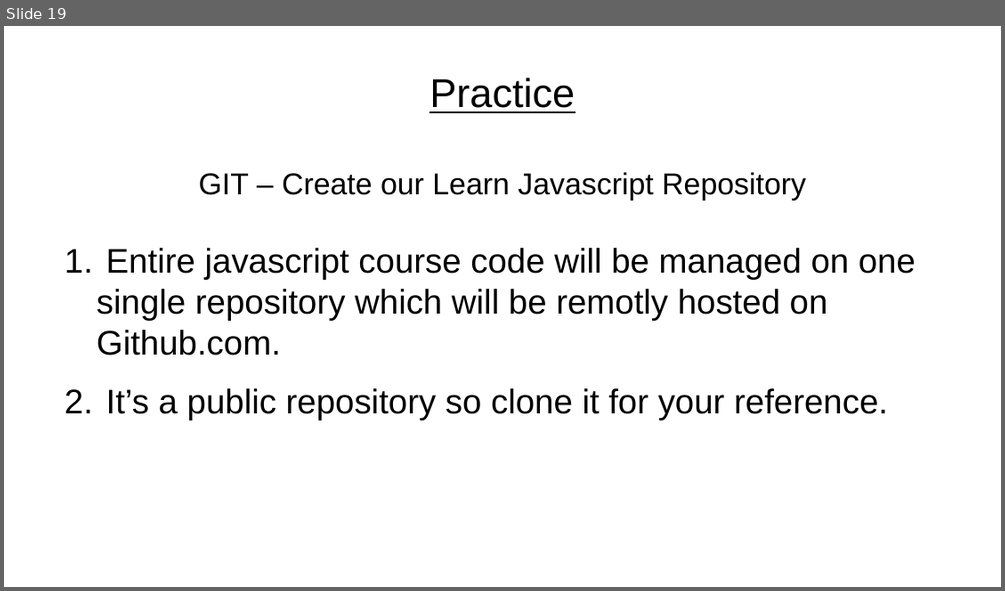
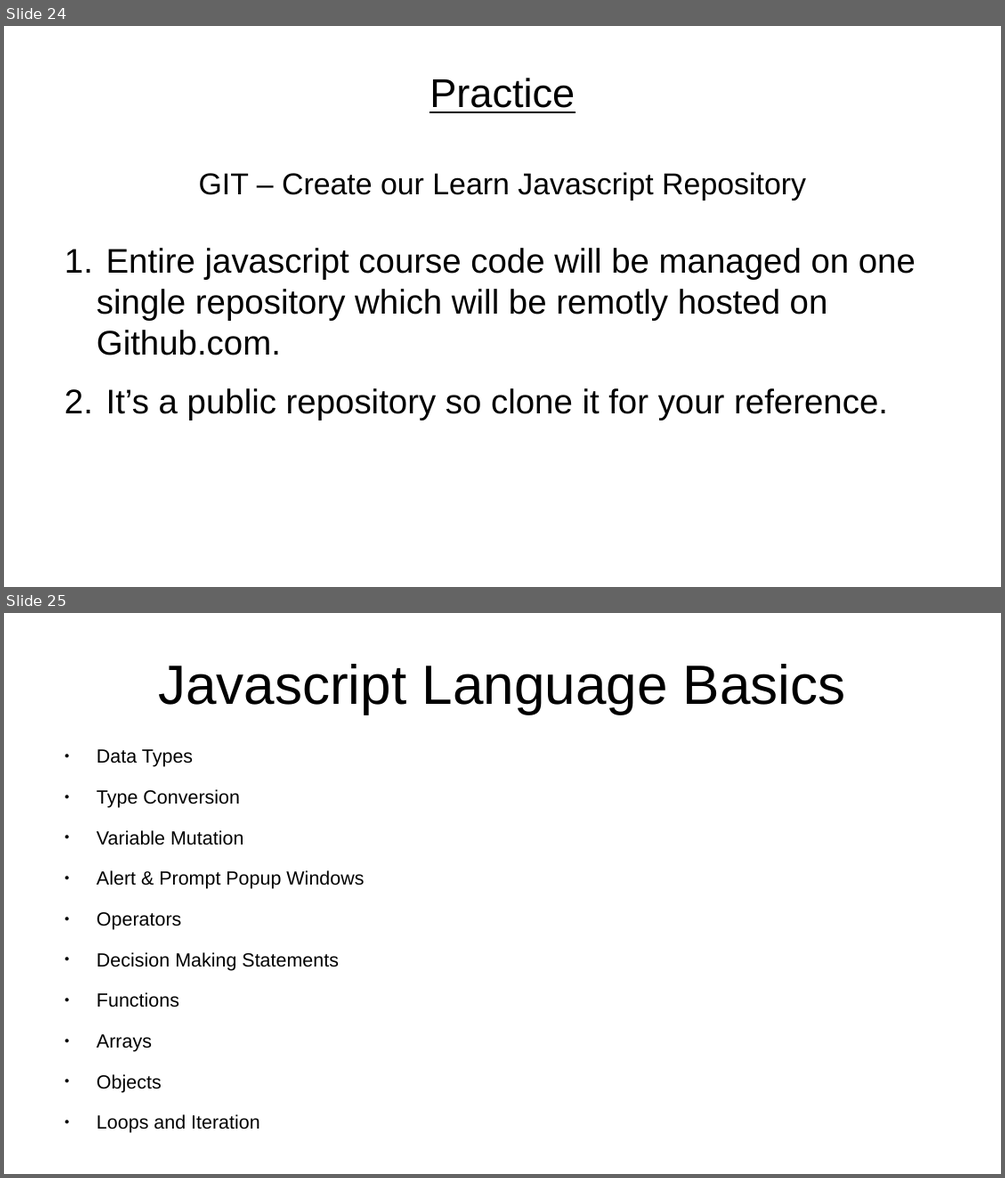
Before and after one commit to rajeshchauhan23102008/documents, a slide deck: src/courses/Javascript - No Theme.odp. Shown one above the other, each under a label of ours: slide 19 before the commit, slides 24 and 25 after it. The pictures are 1005x591 and 1005x1178 pixels, drawn with LibreOffice and Linux fonts; fonts in the diff are those of the drawing. Boxes give left, top, right and bottom in pixels: in the first picture for what was removed or moved away, otherwise in the second. Text is boxed around its words. In the diff, an @@ line names an element or a change of style, - is before the commit and + after.

```diff
--- a/src/courses/Javascript - No Theme.odp
+++ b/src/courses/Javascript - No Theme.odp
@@ slide 25 added at box(4, 613, 1001, 1174), background #FFFFFF @@
@@ title added at box(158, 664, 846, 714), 44 pt, text #000000 @@
+Javascript Language Basics
@@ text added at box(97, 749, 364, 1133), 15.2 pt, text #000000 @@
+● Data Types
+● Type Conversion
+● Variable Mutation
+● Alert & Prompt Popup Windows
+● Operators
+● Decision Making Statements
+● Functions
+● Arrays
+● Objects
+● Loops and Iteration
@@ what was slide 19 is now slide 24 @@
```
Also in this commit, not shown: 4 slides changed, 5 other slides added, 6 other files.
